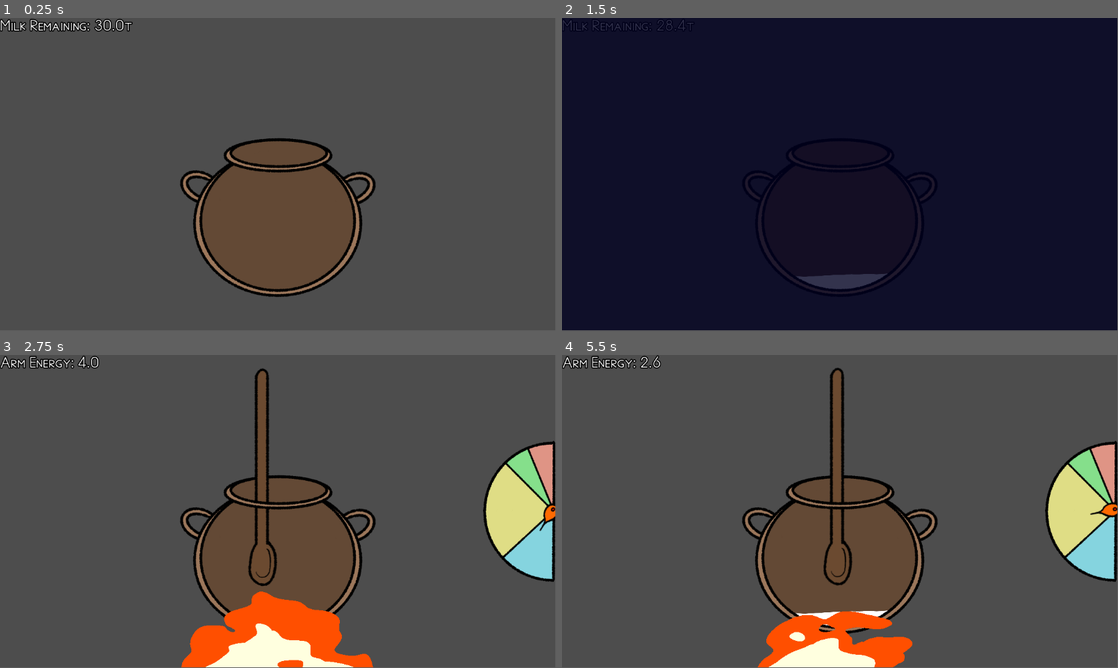
Above: before the commit, frames 1-4 (two rows, left to right).
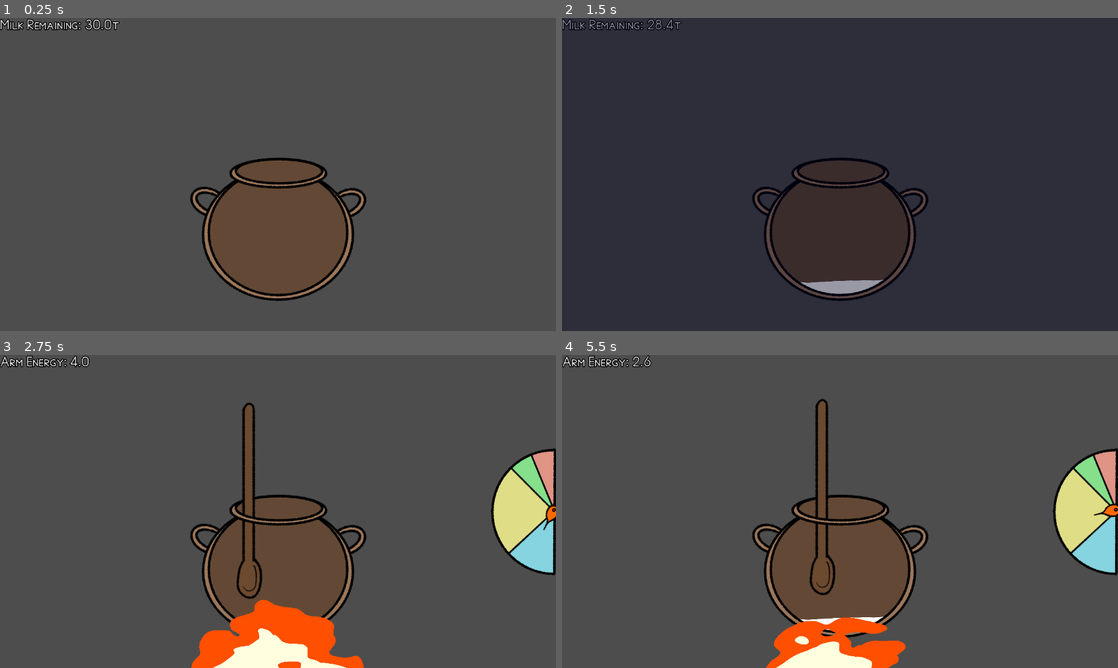
Above: after the commit, the same moments.

Repository: HauntedBees/olympus-mountain-creamery
Game: Godot game, scene res://game_scenes/01_make_yog/make_yog.tscn
The game is run twice, just before and just after one commit, with the same random seed, the same clock (stepped at 60 frames per second) and the same inputs.
Inputs (mouse positions are in pixels of both pictures, inside the frame that each line leads up to):
- Up to frame 1 (0.25 s): no input
- Up to frame 2 (1.5 s): tap Enter at 0.5 s; move the mouse to (962, 158) at 0.52 s; hold Z (button_one) 0.53-1.28 s; click (962, 158) at 0.67 s; tap X (button_two) at 0.8, 1.35 s; move the mouse to (728, 190) at 1.27 s; click (728, 190) at 1.42 s
- Up to frame 3 (2.75 s): tap Z (button_one) at 1.55 s; move the mouse to (333, 442) at 2.02 s; hold Z (button_one) from 2.03 s (still down); click (333, 442) at 2.17 s; tap X (button_two) at 2.3 s
- Up to frame 4 (5.5 s): move the mouse to (812, 574) at 2.77 s; release Z (button_one) at 2.78 s; tap X (button_two) at 2.85, 3.8, 4.35, 5.3 s; click (812, 574) at 2.92 s; tap Z (button_one) at 3.05, 4.55 s; move the mouse to (1006, 558) at 3.52 s; hold Z (button_one) 3.53-4.28 s; click (1006, 558) at 3.67 s; move the mouse to (673, 464) at 4.27 s; click (673, 464) at 4.42 s; move the mouse to (867, 511) at 5.02 s; hold Z (button_one) from 5.03 s (still down); click (867, 511) at 5.17 s
In our replay, the window is 799x449 before the commit and 800x450 after it. These sizes can differ from the game's own. Grey fills any space a smaller window leaves; there, only what the larger window draws over its background counts as a difference.

The runs differ from the first frame. In frame 1, 4.7% of the frame differs, in the area x 0-68%, y 0-91%; in frame 2, 98%, in the area x 0-100%, y 0-100%; in frame 3, 9.3%; in frame 4, 9.5%.

Commit message:
we got MULTIPLE SCENES

Diff:
--- a/game_data/player.gd
+++ b/game_data/player.gd
@@ -1,4 +1,7 @@
 extends Node
+
+signal input_method_changed()
 
 var options := PlayerOptions.new()
 var data := PlayerData.new()
+var last_input_was_gamepad := false
--- a/game_data/player_data.gd
+++ b/game_data/player_data.gd
@@ -1,10 +1,16 @@
 class_name PlayerData extends Resource
-
-## How much milk fits in the pot.
-@export var milk_pot_capacity := 15.0
 
 ## How much milk the player has.
 @export var milk_amount := 30.0
+
+## It's money.
+@export var money := 20
+
+## How much milk fits in the player's pot.
+@export var milk_pot_capacity := 15.0
+
+## The number of jars available for yogurt-filling.
+@export var jars := 10
 
 ## How much strength the player has in their arm.
 @export var arm_energy := 5.0
--- a/game_scenes/01_make_yog/make_yog.gd
+++ b/game_scenes/01_make_yog/make_yog.gd
@@ -1,6 +1,4 @@
 class_name MakeYogurtScene extends GameScene
-
-const _TRANSITION_TIME := 0.25
 
 @onready var boil_pot: BoilPot = %BoilPot
 @onready var info_label: Label = %InfoLabel
@@ -8,20 +6,6 @@
 @onready var temp_meter: TempMeter = %TempMeter
 @onready var ice_container: IceBath = %IceContainer
 @onready var yog_jars: Control = %YogJars
-@onready var _transition: ColorRect = $Transition
 
 func _ready() -> void:
 	_change_state(PourMilkState.new(self, MilkPotData.new()))
-
-func _change_state(new_state: MakeYogGameState) -> void:
-	var t := create_tween()
-	if _state:
-		t.tween_property(_transition, "color:a", 1.0, _TRANSITION_TIME)
-	t.tween_callback(func() -> void:
-		if _state:
-			_state.clean()
-		_state = new_state
-		_state.initialize()
-		_state.change_state.connect(_change_state)
-	)
-	t.tween_property(_transition, "color:a", 0.0, _TRANSITION_TIME)
--- a/game_scenes/01_make_yog/make_yog.tscn
+++ b/game_scenes/01_make_yog/make_yog.tscn
@@ -1,16 +1,10 @@
-[gd_scene load_steps=9 format=3 uid="uid://ppx0mkhv67k6"]
+[gd_scene load_steps=7 format=3 uid="uid://ppx0mkhv67k6"]
 
 [ext_resource type="Script" path="res://game_scenes/01_make_yog/make_yog.gd" id="1_e2rrb"]
-[ext_resource type="FontFile" uid="uid://vriv63llhdyd" path="res://assets/Aegean.ttf" id="3_0roav"]
 [ext_resource type="Shader" uid="uid://76asy4soysao" path="res://game_scenes/01_make_yog/fire.tres" id="4_1emc4"]
 [ext_resource type="PackedScene" uid="uid://c7ggwfed6pagk" path="res://game_scenes/01_make_yog/boil_pot.tscn" id="4_us5hp"]
 [ext_resource type="PackedScene" uid="uid://bvqiad5oamvxy" path="res://game_scenes/01_make_yog/temp_meter.tscn" id="5_sycg0"]
 [ext_resource type="Script" path="res://game_scenes/01_make_yog/ice_bath.gd" id="6_ojxcj"]
-
-[sub_resource type="Theme" id="Theme_d8av5"]
-Label/constants/outline_size = 8
-Label/font_sizes/font_size = 32
-Label/fonts/font = ExtResource("3_0roav")
 
 [sub_resource type="ShaderMaterial" id="ShaderMaterial_lkslk"]
 shader = ExtResource("4_1emc4")
@@ -37,8 +31,7 @@
 layout_mode = 0
 offset_right = 40.0
 offset_bottom = 23.0
-theme = SubResource("Theme_d8av5")
-text = "Milk Remaining: 10.0Lτ"
+text = "Milk Remaining: 10.0τ"
 
 [node name="PotContainer" type="MarginContainer" parent="."]
 layout_mode = 1
@@ -120,6 +113,7 @@
 grow_vertical = 2
 
 [node name="Transition" type="ColorRect" parent="."]
+unique_name_in_owner = true
 layout_mode = 1
 anchors_preset = 15
 anchor_right = 1.0
--- a/game_scenes/01_make_yog/states/fill_jars.gd
+++ b/game_scenes/01_make_yog/states/fill_jars.gd
@@ -61,8 +61,7 @@
 	_make_yog.info_label.text = "Milk Remaining: %.1fτ" % _pot.amount
 
 func _finish_pouring() -> void:
-	# TODO: some animation/delay/transition to finish things off
-	change_state.emit(HeatMilkState.new(_make_yog, _pot))
+	change_scene.emit("res://game_scenes/02_outside/outside.tscn")
 
 func _add_yog() -> void:
 	_state = State.Animating
--- /dev/null
+++ b/game_scenes/02_outside/action_prompt.gd
@@ -0,0 +1,59 @@
+@tool
+class_name ActionPrompt extends NinePatchRect
+
+enum State { Selected, Next, None }
+
+@export var text := "":
+	set(value):
+		text = value
+		if !is_inside_tree():
+			await ready
+		_label.text = text
+
+@export var state := State.None:
+	set(value):
+		state = value
+		_set_input_display()
+
+@onready var _label: Label = %Label
+@onready var _selected: TextureRect = %Selected
+@onready var _prompt_text: Label = %PromptText
+
+func _ready() -> void:
+	Player.input_method_changed.connect(_set_input_display)
+	_set_input_display()
+
+func _set_input_display() -> void:
+	if !is_inside_tree():
+		await ready
+	_selected.visible = state == State.Selected
+	if state == State.None:
+		_prompt_text.text = ""
+	else:
+		var inputs := InputMap.action_get_events("button_one" if state == State.Selected else "button_two")
+		var found := false
+		for i in inputs:
+			if i is InputEventKey && !Player.last_input_was_gamepad:
+				_set_keyboard_display(i)
+				found = true
+				break
+			elif i is InputEventJoypadButton && Player.last_input_was_gamepad:
+				_set_gamepad_display(i)
+				found = true
+				break
+		if !found:
+			_prompt_text.text = "O" if state == State.Selected else ">"
+
+func _set_keyboard_display(i: InputEventKey) -> void:
+	_prompt_text.text = OS.get_keycode_string(i.physical_keycode)
+
+func _set_gamepad_display(i: InputEventJoypadButton) -> void:
+	match i.button_index:
+		JOY_BUTTON_A: _prompt_text.text = "A"
+		JOY_BUTTON_B: _prompt_text.text = "B"
+		JOY_BUTTON_X: _prompt_text.text = "X"
+		JOY_BUTTON_Y: _prompt_text.text = "Y"
+		JOY_BUTTON_LEFT_SHOULDER: _prompt_text.text = "L"
+		JOY_BUTTON_RIGHT_SHOULDER: _prompt_text.text = "R"
+		JOY_BUTTON_LEFT_STICK: _prompt_text.text = "LS"
+		JOY_BUTTON_RIGHT_STICK: _prompt_text.text = "RS"
--- /dev/null
+++ b/game_scenes/02_outside/action_prompt.tscn
@@ -0,0 +1,51 @@
+[gd_scene load_steps=5 format=3 uid="uid://bnurmvdujjqn1"]
+
+[ext_resource type="Texture2D" uid="uid://c2gq7b5wttnyk" path="res://assets/kenney/panel_brown_corners_a.png" id="1_nvtt3"]
+[ext_resource type="Script" path="res://game_scenes/02_outside/action_prompt.gd" id="2_l2xto"]
+[ext_resource type="Texture2D" uid="uid://4r6k78uqfcd8" path="res://assets/kenney/round_damaged_brown.png" id="2_nyqj0"]
+[ext_resource type="Texture2D" uid="uid://ckg8yvqkqnpeo" path="res://assets/kenney/minimap_icon_jewel_yellow.png" id="4_gniuh"]
+
+[node name="ActionPrompt" type="NinePatchRect"]
+custom_minimum_size = Vector2(450, 96)
+offset_right = 450.0
+offset_bottom = 96.0
+texture = ExtResource("1_nvtt3")
+patch_margin_left = 30
+patch_margin_top = 30
+patch_margin_right = 30
+patch_margin_bottom = 30
+script = ExtResource("2_l2xto")
+
+[node name="HBoxContainer" type="HBoxContainer" parent="."]
+layout_mode = 1
+anchors_preset = 15
+anchor_right = 1.0
+anchor_bottom = 1.0
+grow_horizontal = 2
+grow_vertical = 2
+theme_override_constants/separation = 16
+
+[node name="CenterContainer" type="CenterContainer" parent="HBoxContainer"]
+layout_mode = 2
+
+[node name="TextureRect" type="TextureRect" parent="HBoxContainer/CenterContainer"]
+layout_mode = 2
+texture = ExtResource("2_nyqj0")
+
+[node name="Selected" type="TextureRect" parent="HBoxContainer/CenterContainer"]
+unique_name_in_owner = true
+custom_minimum_size = Vector2(96, 96)
+layout_mode = 2
+texture = ExtResource("4_gniuh")
+
+[node name="PromptText" type="Label" parent="HBoxContainer/CenterContainer"]
+unique_name_in_owner = true
+layout_mode = 2
+text = "Z"
+horizontal_alignment = 1
+vertical_alignment = 1
+
+[node name="Label" type="Label" parent="HBoxContainer"]
+unique_name_in_owner = true
+layout_mode = 2
+text = "Placeholder Text"
--- /dev/null
+++ b/game_scenes/02_outside/outside.gd
@@ -0,0 +1,32 @@
+class_name OutsideScene extends GameScene
+
+@onready var _yog_prompt: ActionPrompt = %YogPrompt
+@onready var _offer_prompt: ActionPrompt = %OfferPrompt
+@onready var _shop_prompt: ActionPrompt = %ShopPrompt
+@onready var _prompts: Array[ActionPrompt] = [_yog_prompt, _offer_prompt, _shop_prompt]
+@onready var _info_label: Label = %InfoLabel
+
+var _active_idx := 0
+
+func _ready() -> void:
+	_info_label.text = "Money: %dὀ\nJars: %d\nMilk: %.1fτ\nPot Capacity: %.1fτ" % [
+		Player.data.money,
+		Player.data.milk_amount,
+		Player.data.milk_pot_capacity,
+		Player.data.jars
+	]
+
+func _input(event: InputEvent) -> void:
+	if event.is_action_pressed("button_two"):
+		_prompts[_active_idx].state = ActionPrompt.State.None
+		_prompts[(_active_idx + 1) % 3].state = ActionPrompt.State.Selected
+		_prompts[(_active_idx + 2) % 3].state = ActionPrompt.State.Next
+		_active_idx = (_active_idx + 1) % 3
+	elif event.is_action_pressed("button_one"):
+		match _active_idx:
+			0: # Yogurt
+				_change_scene("res://game_scenes/01_make_yog/make_yog.tscn")
+			1: # Offering
+				pass
+			2: # Shop
+				pass
--- /dev/null
+++ b/game_scenes/02_outside/outside.tscn
@@ -0,0 +1,93 @@
+[gd_scene load_steps=3 format=3 uid="uid://ba5oef6kaft2k"]
+
+[ext_resource type="Script" path="res://game_scenes/02_outside/outside.gd" id="1_6smvh"]
+[ext_resource type="PackedScene" uid="uid://bnurmvdujjqn1" path="res://game_scenes/02_outside/action_prompt.tscn" id="1_yp2mu"]
+
+[node name="Outside" type="Control"]
+layout_mode = 3
+anchors_preset = 15
+anchor_right = 1.0
+anchor_bottom = 1.0
+grow_horizontal = 2
+grow_vertical = 2
+script = ExtResource("1_6smvh")
+
+[node name="VBoxContainer" type="VBoxContainer" parent="."]
+layout_mode = 1
+anchors_preset = 3
+anchor_left = 1.0
+anchor_top = 1.0
+anchor_right = 1.0
+anchor_bottom = 1.0
+offset_left = -577.0
+offset_top = -382.0
+offset_right = -23.0
+offset_bottom = -11.0
+grow_horizontal = 0
+grow_vertical = 0
+theme_override_constants/separation = 32
+
+[node name="HBoxContainer3" type="HBoxContainer" parent="VBoxContainer"]
+layout_mode = 2
+
+[node name="VSeparator" type="VSeparator" parent="VBoxContainer/HBoxContainer3"]
+layout_mode = 2
+theme_override_constants/separation = 96
+
+[node name="YogPrompt" parent="VBoxContainer/HBoxContainer3" instance=ExtResource("1_yp2mu")]
+unique_name_in_owner = true
+layout_mode = 2
+text = "Make more Yogurt"
+state = 0
+
+[node name="HBoxContainer" type="HBoxContainer" parent="VBoxContainer"]
+layout_mode = 2
+
+[node name="VSeparator3" type="VSeparator" parent="VBoxContainer/HBoxContainer"]
+layout_mode = 2
+theme_override_constants/separation = 48
+
+[node name="OfferPrompt" parent="VBoxContainer/HBoxContainer" instance=ExtResource("1_yp2mu")]
+unique_name_in_owner = true
+layout_mode = 2
+text = "Offer Yog to Gods"
+state = 1
+
+[node name="VSeparator" type="VSeparator" parent="VBoxContainer/HBoxContainer"]
+layout_mode = 2
+theme_override_constants/separation = 48
+
+[node name="HBoxContainer2" type="HBoxContainer" parent="VBoxContainer"]
+layout_mode = 2
+
+[node name="ShopPrompt" parent="VBoxContainer/HBoxContainer2" instance=ExtResource("1_yp2mu")]
+unique_name_in_owner = true
+layout_mode = 2
+text = "Shop for Supplies"
+
+[node name="InfoLabel" type="Label" parent="."]
+unique_name_in_owner = true
+layout_mode = 1
+anchors_preset = 1
+anchor_left = 1.0
+anchor_right = 1.0
+offset_left = -180.0
+offset_top = 23.0
+offset_right = -27.0
+offset_bottom = 56.0
+grow_horizontal = 0
+text = "Money: 50ὀ
+Jars: 10
+Milk: 50τ
+Pot Capacity: 50τ"
+horizontal_alignment = 2
+
+[node name="Transition" type="ColorRect" parent="."]
+unique_name_in_owner = true
+layout_mode = 1
+anchors_preset = 15
+anchor_right = 1.0
+anchor_bottom = 1.0
+grow_horizontal = 2
+grow_vertical = 2
+color = Color(0, 0, 0.12549, 0)
--- a/game_scenes/game_scene.gd
+++ b/game_scenes/game_scene.gd
@@ -1,10 +1,43 @@
 class_name GameScene extends Control
 
-@warning_ignore("unused_private_class_variable")
+const _TRANSITION_TIME := 0.5
+
 var _state: GameState
+
+@onready var _transition: ColorRect = %Transition
 
 func _process(delta: float) -> void:
 	if !_state:
 		return
 	if !_state.input_blocked:
 		_state.update(delta)
+
+func start() -> void:
+	_transition.color.a = 1.0
+	var t := create_tween()
+	t.tween_property(_transition, "color:a", 0.0, _TRANSITION_TIME)
+
+func _change_state(new_state: GameState) -> void:
+	var t := create_tween()
+	if _state:
+		t.tween_property(_transition, "color:a", 1.0, _TRANSITION_TIME)
+	t.tween_callback(func() -> void:
+		if _state:
+			_state.clean()
+		_state = new_state
+		_state.initialize()
+		_state.change_scene.connect(_change_scene)
+		_state.change_state.connect(_change_state)
+	)
+	t.tween_property(_transition, "color:a", 0.0, _TRANSITION_TIME)
+
+func _change_scene(path: String) -> void:
+	var t := create_tween()
+	t.tween_property(_transition, "color:a", 1.0, _TRANSITION_TIME)
+	t.tween_callback(func() -> void:
+		var scene: PackedScene = load(path)
+		var instance: GameScene = scene.instantiate()
+		get_tree().root.add_child(instance)
+		instance.start()
+		queue_free()
+	)
--- a/game_scenes/game_state.gd
+++ b/game_scenes/game_state.gd
@@ -2,6 +2,7 @@
 
 @warning_ignore("unused_signal")
 signal change_state(s: GameState)
+signal change_scene(path: String)
 
 var input_blocked := false
 
--- a/project.godot
+++ b/project.godot
@@ -19,6 +19,15 @@
 
 Player="*res://game_data/player.gd"
 
+[display]
+
+window/size/viewport_width=1280
+window/size/viewport_height=720
+
+[gui]
+
+theme/custom="res://theem.tres"
+
 [input]
 
 button_one={
--- /dev/null
+++ b/theem.tres
@@ -0,0 +1,11 @@
+[gd_resource type="Theme" load_steps=3 format=3 uid="uid://carntceclimm5"]
+
+[ext_resource type="FontFile" uid="uid://vriv63llhdyd" path="res://assets/Aegean.ttf" id="1_jv65p"]
+
+[sub_resource type="StyleBoxEmpty" id="StyleBoxEmpty_0qk1v"]
+
+[resource]
+Label/constants/outline_size = 8
+Label/font_sizes/font_size = 32
+Label/fonts/font = ExtResource("1_jv65p")
+VSeparator/styles/separator = SubResource("StyleBoxEmpty_0qk1v")
Binary file added: assets/kenney/minimap_icon_jewel_yellow.png
Not shown, added: assets/kenney/minimap_icon_jewel_yellow.png.import
Binary file added: assets/kenney/panel_brown_corners_a.png
Not shown, added: assets/kenney/panel_brown_corners_a.png.import
Binary file added: assets/kenney/round_damaged_brown.png
Not shown, added: assets/kenney/round_damaged_brown.png.import
Not shown, added: assets/kenney/.panel_brown_corners_a.png-autosave.kra
